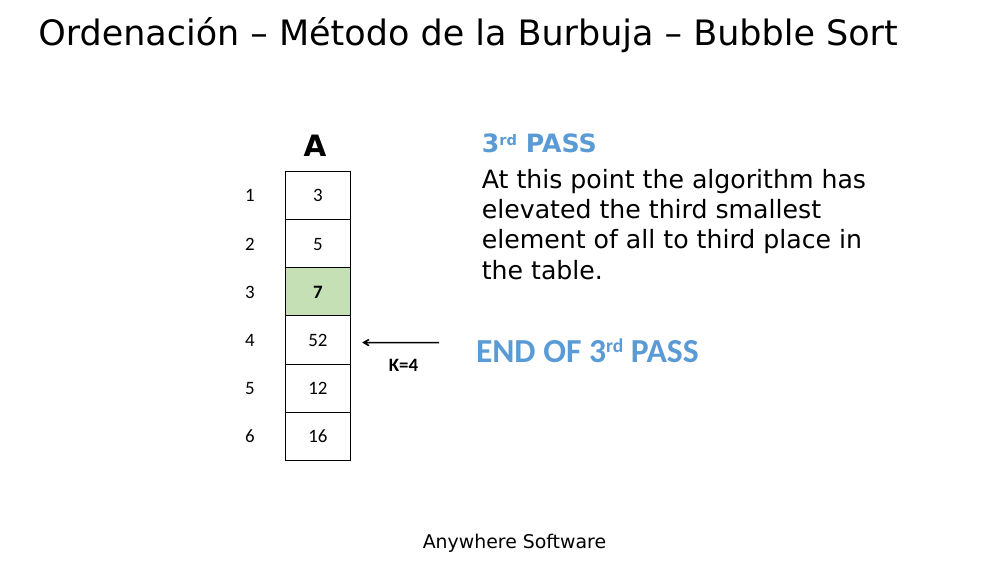
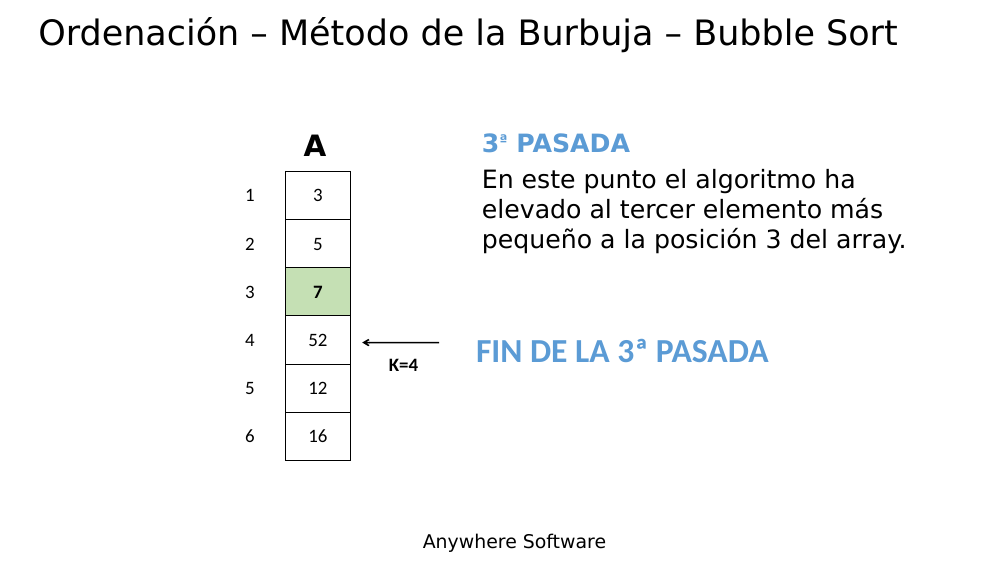
Before and after one commit to Lamashino/Teaching-B4J, a slide deck: slide 40 of Tema 14 - Matrices - Arrays/Tema 14 - Matrices - Arrays.pptx. Drawn at 1008x567 pixels with LibreOffice and Linux fonts; fonts in the diff are those of the drawing; background and template pictures are left out. Boxes give left, top, right and bottom in pixels: in the first picture for what was removed or moved away, otherwise in the second. Text is boxed around its words. In the diff, an @@ line names an element or a change of style, - is before the commit and + after.

```diff
--- a/Tema 14 - Matrices - Arrays/Tema 14 - Matrices - Arrays.pptx
+++ b/Tema 14 - Matrices - Arrays/Tema 14 - Matrices - Arrays.pptx
@@ text at bbox=[516, 133, 630, 153]: text changed @@
-3rd PASS
+3ª PASADA
@@ text at bbox=[482, 169, 906, 254]: text changed @@
-At this point the algorithm has elevated the third smallest element of all to third place in the table.
+En este punto el algoritmo ha elevado al tercer elemento más pequeño a la posición 3 del array.
@@ text at bbox=[476, 339, 769, 362]: text changed @@
-END OF 3rd PASS
+FIN DE LA 3ª PASADA
```
Also in this commit, not shown: 22 other slides changed.
